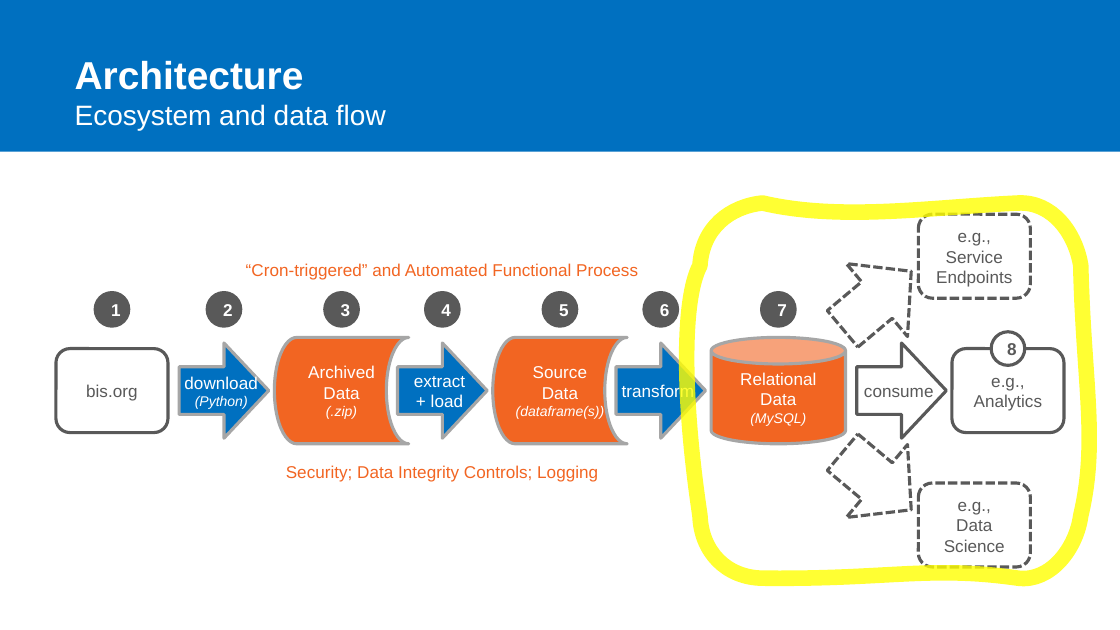
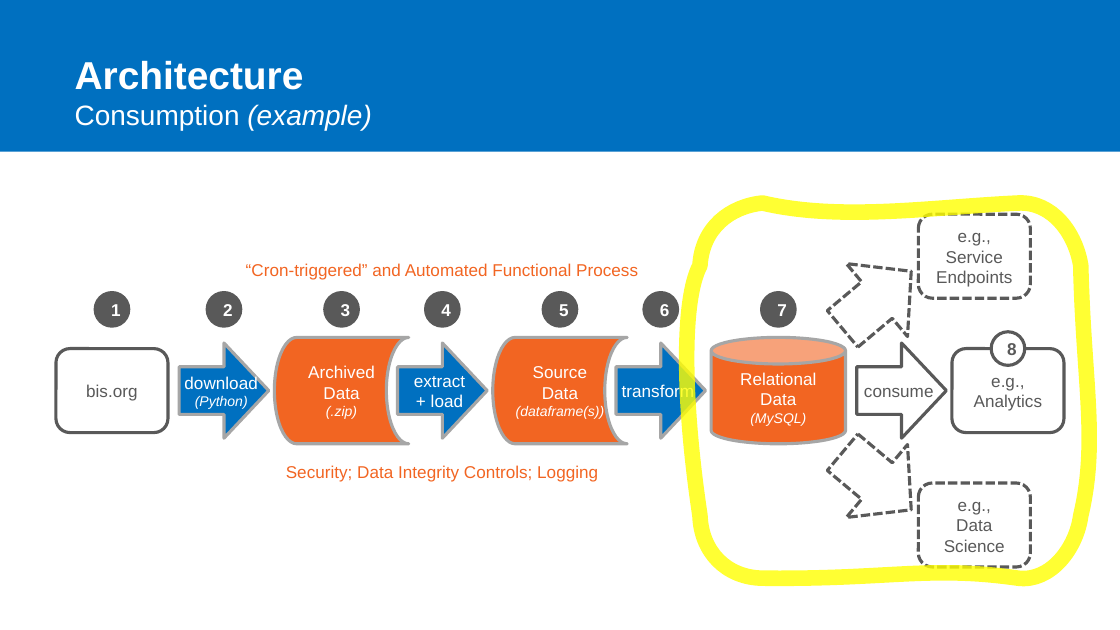
Before and after one commit to lanewhitmore/BIS_Data_Pipeline, a slide deck: slide 10 of docs/ADS507-Team6-Final-Project-Presentation.pptx. Drawn at 1120x630 pixels with LibreOffice and Linux fonts; fonts in the diff are those of the drawing. Boxes give left, top, right and bottom in pixels: in the first picture for what was removed or moved away, otherwise in the second. Text is boxed around its words. In the diff, an @@ line names an element or a change of style, - is before the commit and + after.

```diff
--- a/docs/ADS507-Team6-Final-Project-Presentation.pptx
+++ b/docs/ADS507-Team6-Final-Project-Presentation.pptx
@@ title at (75,60,371,130): text changed @@
-Architecture
-Ecosystem and data flow
+Architecture
+Consumption (example)
```
Also in this commit, not shown: 3 other slides changed.
